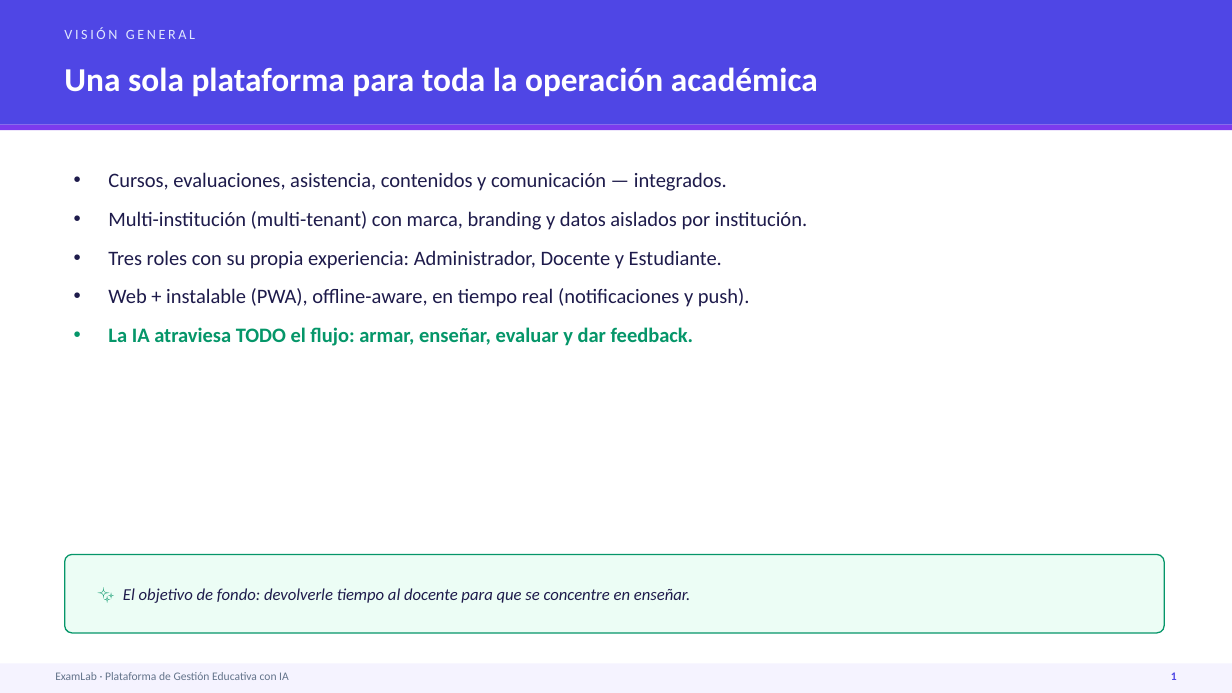
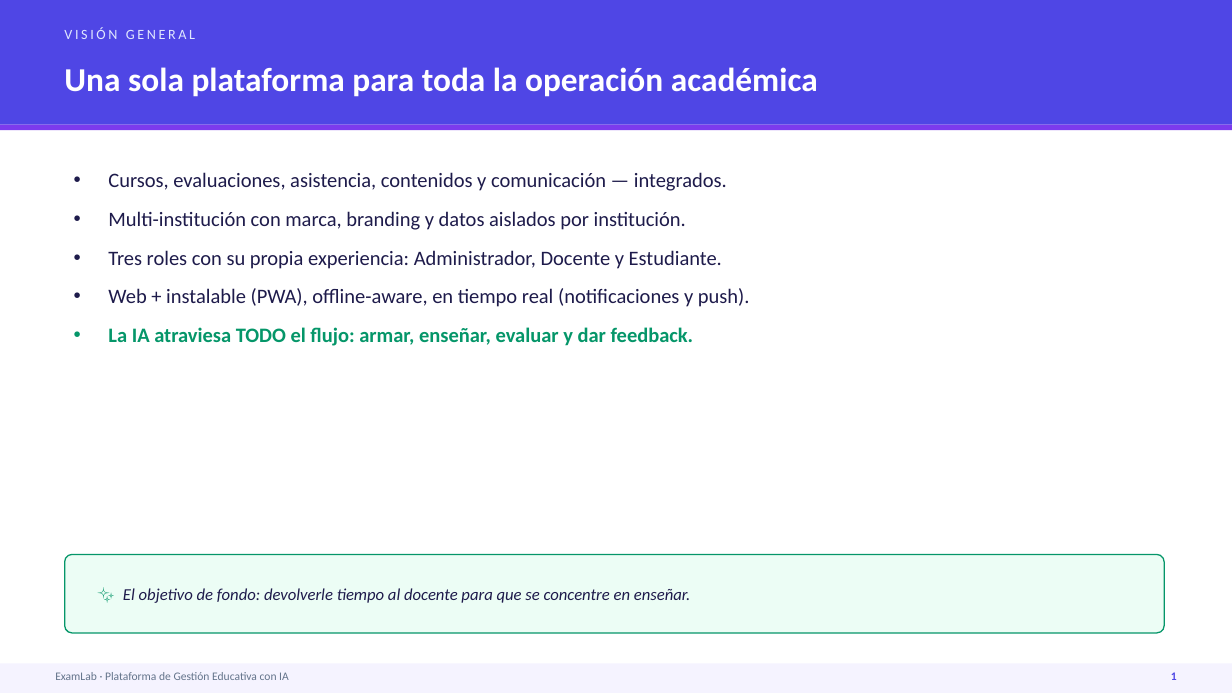
Before and after one commit to AndresDFX/examlab, a slide deck: slide 2 of docs/demos/presentacion/ExamLab-Presentacion-General.pptx. Drawn at 1232x693 pixels with LibreOffice and Linux fonts; fonts in the diff are those of the drawing. Boxes give left, top, right and bottom in pixels: in the first picture for what was removed or moved away, otherwise in the second. Text is boxed around its words. In the diff, an @@ line names an element or a change of style, - is before the commit and + after.

```diff
--- a/docs/demos/presentacion/ExamLab-Presentacion-General.pptx
+++ b/docs/demos/presentacion/ExamLab-Presentacion-General.pptx
@@ text at <box>108,211,686,230</box>: text changed @@
-• Multi-institución (multi-tenant) con marca, branding y datos aislados por institución.
+• Multi-institución con marca, branding y datos aislados por institución.
```
Also in this commit, not shown: 6 other files.
